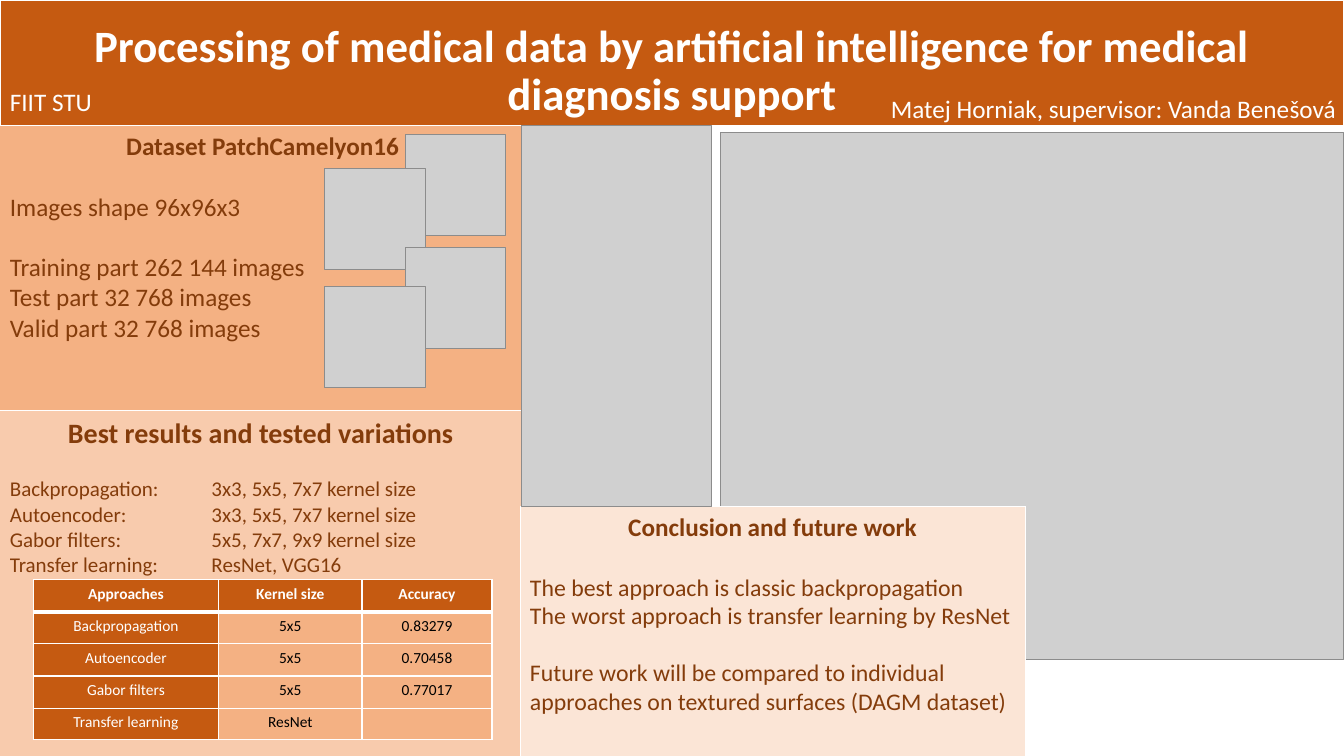
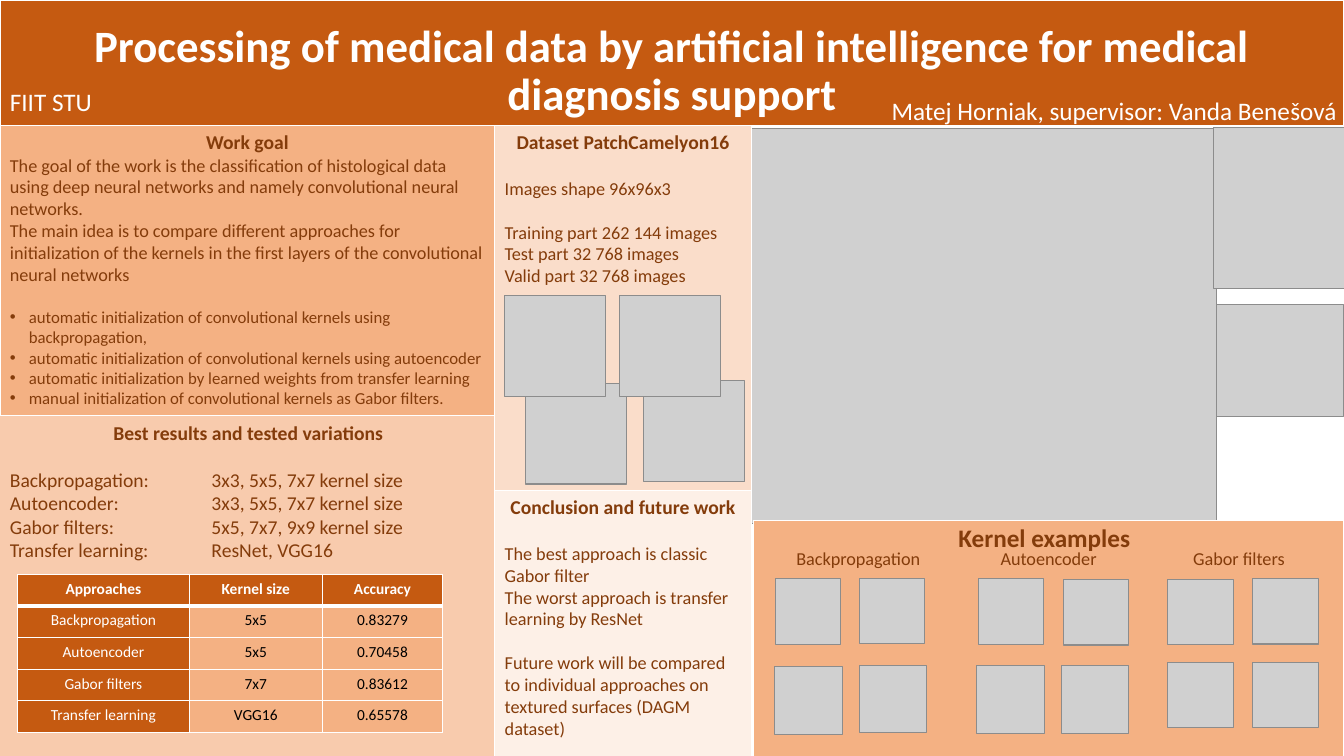
Before and after one commit to MatejHor/Bachelor, a slide deck: slide 1 of poster.pptx. Drawn at 1344x756 pixels with LibreOffice and Linux fonts; fonts in the diff are those of the drawing; grey boxes stand for pictures. Boxes give left, top, right and bottom in pixels: in the first picture for what was removed or moved away, otherwise in the second. Text is boxed around its words. In the diff, an @@ line names an element or a change of style, - is before the commit and + after.

Commit message:
Add poster

```diff
--- a/poster.pptx
+++ b/poster.pptx
@@ text "Matej Horniak, supervisor: Vanda Benešová": place and size @@
-text "Matej Horniak, supervisor: Vanda Benešová" at (891,100,1336,123)
+text "Matej Horniak, supervisor: Vanda Benešová" at (892,102,1337,127)
@@ rectangle added at (0,125,495,415), fill #F4B183, outline #FFFFFF 0.75 pt, 12 pt, text #843C0B @@
+Work goal
+The goal of the work is the classification of histological data using deep neural networks and namely convolutional neural networks.
+The main idea is to compare different approaches for initialization of the kernels in the first layers of the convolutional neural networks
+• automatic initialization of convolutional kernels using backpropagation,
+• automatic initialization of convolutional kernels using autoencoder
+• automatic initialization by learned weights from transfer learning
+• manual initialization of convolutional kernels as Gabor filters.
@@ rectangle "Dataset PatchCamelyon16": place and size @@
-rectangle "Dataset PatchCamelyon16" at (0,125,525,410)
+rectangle "Dataset PatchCamelyon16" at (495,125,751,492)
@@ rectangle "Dataset PatchCamelyon16" at (495,125,751,492): size 18 to 14 pt in "Dataset PatchCamelyon16"; size 18 to 13 pt in "Images shape 96x96x3", "Training part 262 144 images", "Test part 32 768 images", "Valid part 32 768 images"; fill #F4B183 to #FADDCA @@
@@ picture: place and size @@
-picture at (721,132,1344,659)
+picture at (750,128,1218,524)
@@ picture: place and size @@
-picture at (521,125,712,506)
+picture at (1214,127,1344,288)
@@ picture: place and size @@
-picture at (325,286,425,387)
+picture at (504,295,605,396)
@@ picture: place and size @@
-picture at (405,135,506,236)
+picture at (620,295,721,396)
@@ picture added at (1217,304,1344,416) @@
@@ picture: place and size @@
-picture at (325,168,425,269)
+picture at (526,383,627,484)
@@ picture: place and size @@
-picture at (405,247,506,348)
+picture at (643,381,744,482)
@@ rectangle "Best results and tested variations": place and size @@
-rectangle "Best results and tested variations" at (0,410,521,756)
+rectangle "Best results and tested variations" at (0,415,497,756)
@@ rectangle "Best results and tested variations" at (0,415,497,756): size 20 to 14 pt in "Best results and tested variations"; size 15 to 14 pt in "Backpropagation: 3x3, 5x5, 7x7 kernel size", "Autoencoder: 3x3, 5x5, 7x7 kernel size", "Gabor filters: 5x5, 7x7, 9x9 kernel size", "Transfer learning: ResNet, VGG16" @@
@@ rectangle "Conclusion and future work": place and size @@
-rectangle "Conclusion and future work" at (520,507,1025,756)
+rectangle "Conclusion and future work" at (495,490,751,756)
@@ rectangle "Conclusion and future work" at (495,490,751,756): fill #FBE5D6 to #FDF0E7 @@
@@ text in rectangle at (510,500,735,514): size 18 to 14 pt in "Conclusion and future work" @@
@@ rectangle added at (753,520,1344,756), fill #F4B183, outline #FFFFFF 0.75 pt, 13 pt, text #843C0B @@
+Backpropagation
+Autoencoder
+Gabor filters
@@ text added at (958,529,1130,553), 18 pt, text #843C0B, bold @@
+Kernel examples
@@ text in rectangle at (505,547,728,738): text changed; size 17 to 13 pt @@
-The best approach is classic backpropagation
-The worst approach is transfer learning by ResNet
-Future work will be compared to individual approaches on textured surfaces (DAGM dataset)
+The best approach is classic Gabor filter
+The worst approach is transfer learning by ResNet
+Future work will be compared to individual approaches on textured surfaces (DAGM dataset)
@@ table at (17,575,443,733) @@
-row 4, column 2: 5x5
+row 4, column 2: 7x7
-row 4, column 3: 0.77017
+row 4, column 3: 0.83612
-row 5, column 2: ResNet
+row 5, column 2: VGG16
-row 5, column 3: 
+row 5, column 3: 0.65578
@@ table: place and size @@
-table at (33,580,492,740)
+table at (17,575,443,733)
@@ picture added at (775,579,841,644) @@
@@ picture added at (860,579,926,644) @@
@@ picture added at (978,579,1044,644) @@
@@ picture added at (1064,580,1129,645) @@
@@ picture added at (1168,580,1233,645) @@
@@ picture added at (1253,579,1319,644) @@
@@ picture added at (774,666,842,735) @@
@@ picture added at (860,665,928,733) @@
@@ picture added at (977,665,1045,734) @@
@@ picture added at (1062,665,1129,734) @@
@@ picture added at (1169,662,1234,728) @@
@@ picture added at (1253,662,1319,728) @@
```
Also in this commit, not shown: 12 other files.
